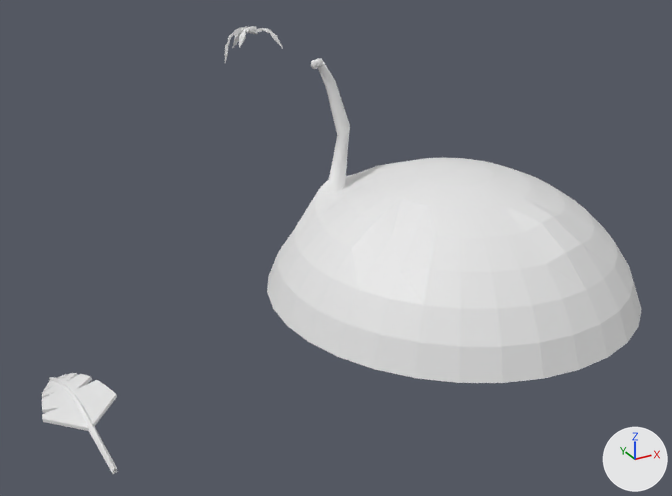
Two versions of the Blender file IslandPrefabs/StarterIsland.blend, one commit apart.
One viewpoint serves both versions: a 50 mm lens placed at (-0.88, -4.57, 2.93), pointed at (1.78, 0.27, 0.51). Every picture has the same lights, and +X, +Y and +Z are marked at lower right.
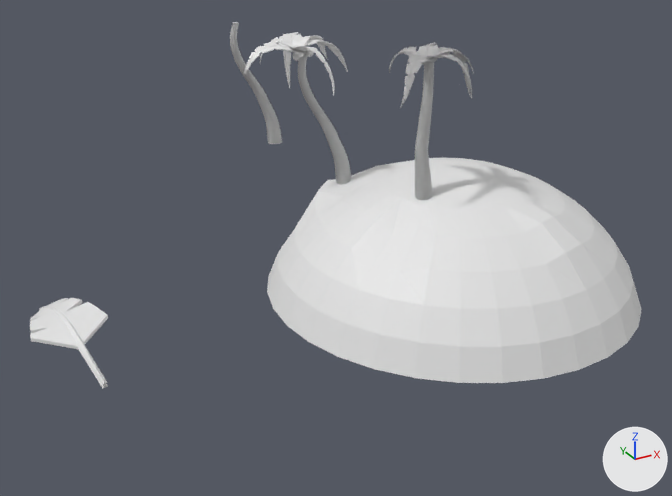
Where the change shows, as pixel boxes (x1, y1, x2, y2) in the pictures (672 x 496 px):
'Island', reshaped (31% shorter)
    before: (267, 58, 642, 383)
    after: (267, 158, 642, 383)
'Plane', moved
    before: (42, 373, 118, 474)
    after: (30, 298, 108, 388)
'Plane.004', added
    after: (243, 32, 352, 184)
'Cylinder.001', added
    after: (389, 42, 474, 200)
'Cylinder', added
    after: (230, 22, 282, 144)
'PalmLeaf1', deleted
    before: (225, 26, 283, 62)
'Sphere.001', deleted
    before: (315, 58, 322, 66)
'Sphere', deleted
    before: (311, 60, 318, 69)
part 1 of me_sphere, cut back
    before: (315, 58, 381, 208)
    after: (315, 172, 381, 208)

Edits to the bpy script that builds the scene:
```text
Change me_sphere:
    used by ob_island; location = (2.499, 0.0, 0.0); scale = (1.23, 1.29, 1.0)
    remove me_sphere.from_pydata(...)  # 289 vertices, 277 faces; spans x -0.98..0.98, y -0.98..0.98, z 0.2..1.63
    add me_sphere.from_pydata(...)  # 233 vertices, 229 faces; spans x -0.98..0.98, y -0.98..0.98, z 0.2..1.0
    me_sphere part 1
    56 vertices are removed from x -0.49..-0.32, y 0.45..0.61, z 0.74..1.63
    57 faces are deleted
    8 new faces join them
    1 new face joins them, smooth
Add me_plane_006:
    me_plane_006.from_pydata(...)  # 5414 vertices, 5154 faces; spans x -6.7..11.4, y -6.2..7.4, z -15.4..1.1
Add me_cylinder_004:
    me_cylinder_004.from_pydata(...)  # 3044 vertices, 2782 faces, 1 loose edge; spans x -5.5..5.3, y -5.8..5.7, z -0.2..19.6
Add me_cylinder:
    me_cylinder.from_pydata(...)  # 1120 vertices, 1090 faces; spans x -6.0..0.99, y -0.99..0.99, z -0.34..14.34
Remove ob_palmleaf1:
    ob_palmleaf1 = bpy.data.objects.new('PalmLeaf1', me_cube_002)
    ob_palmleaf1.location = (1.933, 1.921, 1.596)
    ob_palmleaf1.rotation_euler = (0.724, -0.247, -3.031)  # degrees (41, -14, -174)
    ob_palmleaf1.scale = (0.0256, 0.0469, -0.00855)
Remove ob_sphere:
    ob_sphere = bpy.data.objects.new('Sphere', me_sphere_001)
    ob_sphere.location = (1.903, 0.771, 1.59)
    ob_sphere.rotation_euler = (0.0, -0.0875, 0.0)  # degrees (0, -5, 0)
    ob_sphere.scale = (0.0301, 0.0301, 0.0301)
Remove ob_sphere_001:
    ob_sphere_001 = bpy.data.objects.new('Sphere.001', me_sphere_002)
    ob_sphere_001.location = (1.903, 0.724, 1.612)
    ob_sphere_001.rotation_euler = (0.0, -0.0875, 0.0)  # degrees (0, -5, 0)
    ob_sphere_001.scale = (0.0255, 0.0255, 0.0255)
Change ob_plane:
    ob_plane.location: (0.0, 0.0, 0.0) -> (0.0, 0.0, 0.509)
Add ob_plane_004:
    ob_plane_004 = bpy.data.objects.new('Plane.004', me_plane_006)
    ob_plane_004.location = (1.893, 0.722, 1.718)
    ob_plane_004.rotation_euler = (-0.146, 0.427, -0.604)  # degrees (-8.4, 24, -35)
    ob_plane_004.scale = (0.0525, 0.0525, 0.0525)
Add ob_cylinder_001:
    ob_cylinder_001 = bpy.data.objects.new('Cylinder.001', me_cylinder_004)
    ob_cylinder_001.location = (2.155, -0.17, 0.914)
    ob_cylinder_001.scale = (0.0565, 0.0565, 0.0474)
    _m = ob_cylinder_001.modifiers.new('Array', 'ARRAY')
    _m.constant_offset_displace = (0.0, 0.0, 0.0)
    _m.relative_offset_displace = (0.0, 0.0, 0.0)
Add ob_cylinder:
    ob_cylinder = bpy.data.objects.new('Cylinder', me_cylinder)
    ob_cylinder.location = (2.09, 1.82, 0.775)
    ob_cylinder.scale = (0.0565, 0.0565, 0.0647)
    _m = ob_cylinder.modifiers.new('Array', 'ARRAY')
    _m.constant_offset_displace = (0.0, 0.0, 0.0)
    _m.relative_offset_displace = (0.0, 0.0, 0.0)
```
